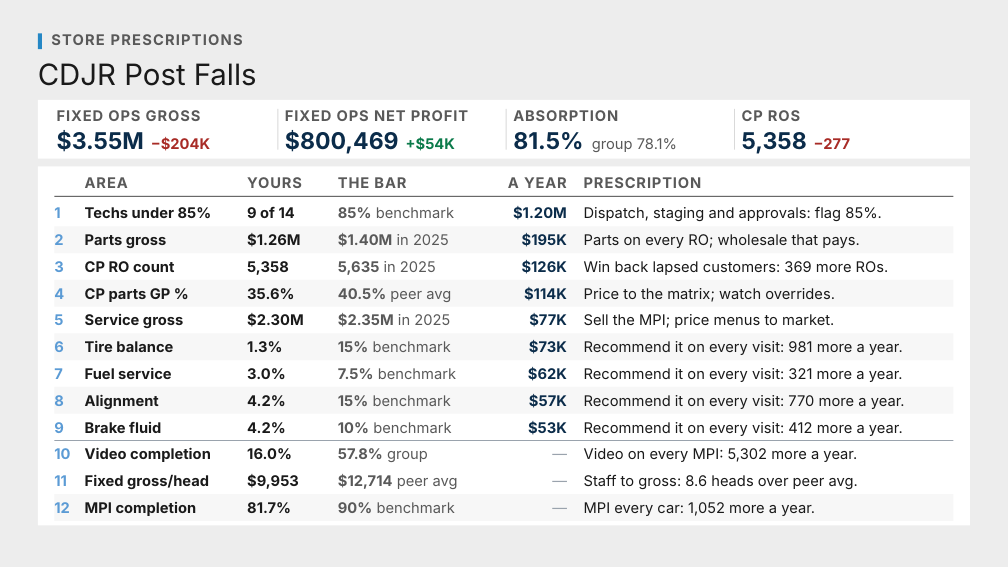
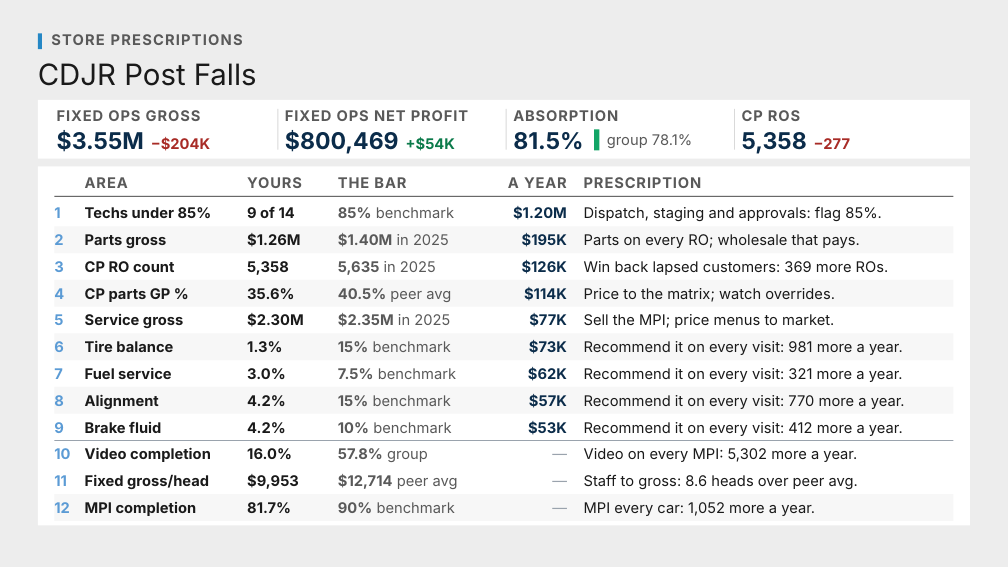
Before and after one commit to Ndresner/Noah, a slide deck: slide 7 of day2-deck/decks/Store Prescriptions - Day 2 Review.pptx. Drawn at 1008x567 pixels with LibreOffice and Linux fonts; fonts in the diff are those of the drawing. Boxes give left, top, right and bottom in pixels: in the first picture for what was removed or moved away, otherwise in the second. Text is boxed around its words. In the diff, an @@ line names an element or a change of style, - is before the commit and + after.

```diff
--- a/day2-deck/decks/Store Prescriptions - Day 2 Review.pptx
+++ b/day2-deck/decks/Store Prescriptions - Day 2 Review.pptx
@@ rectangle added at (594,129,600,150), fill #12A566 @@
@@ text at (607,134,692,148): text changed @@
-81.5% group 78.1%
+group 78.1%
```
Also in this commit, not shown: 32 other slides changed, 7 other files.
